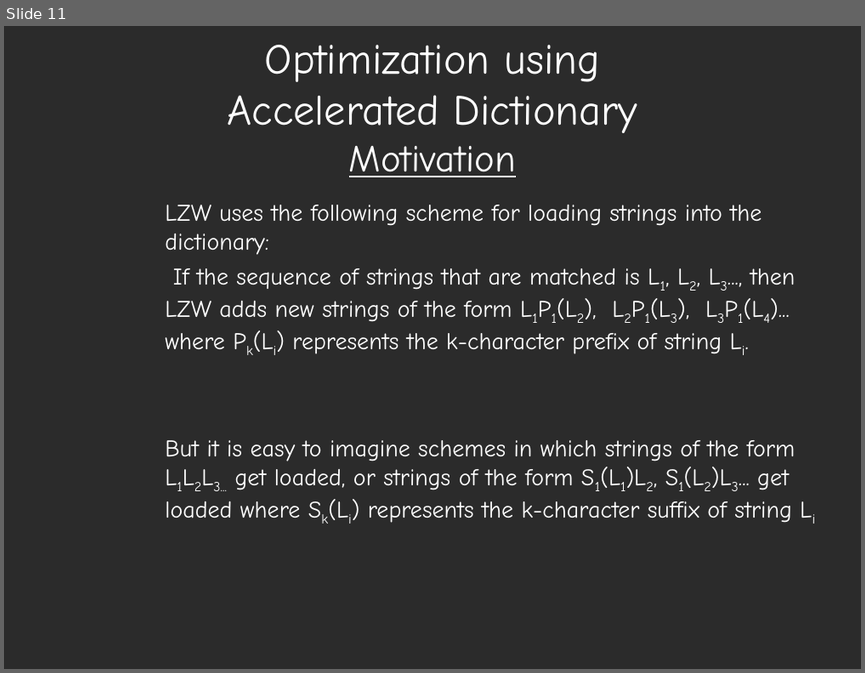
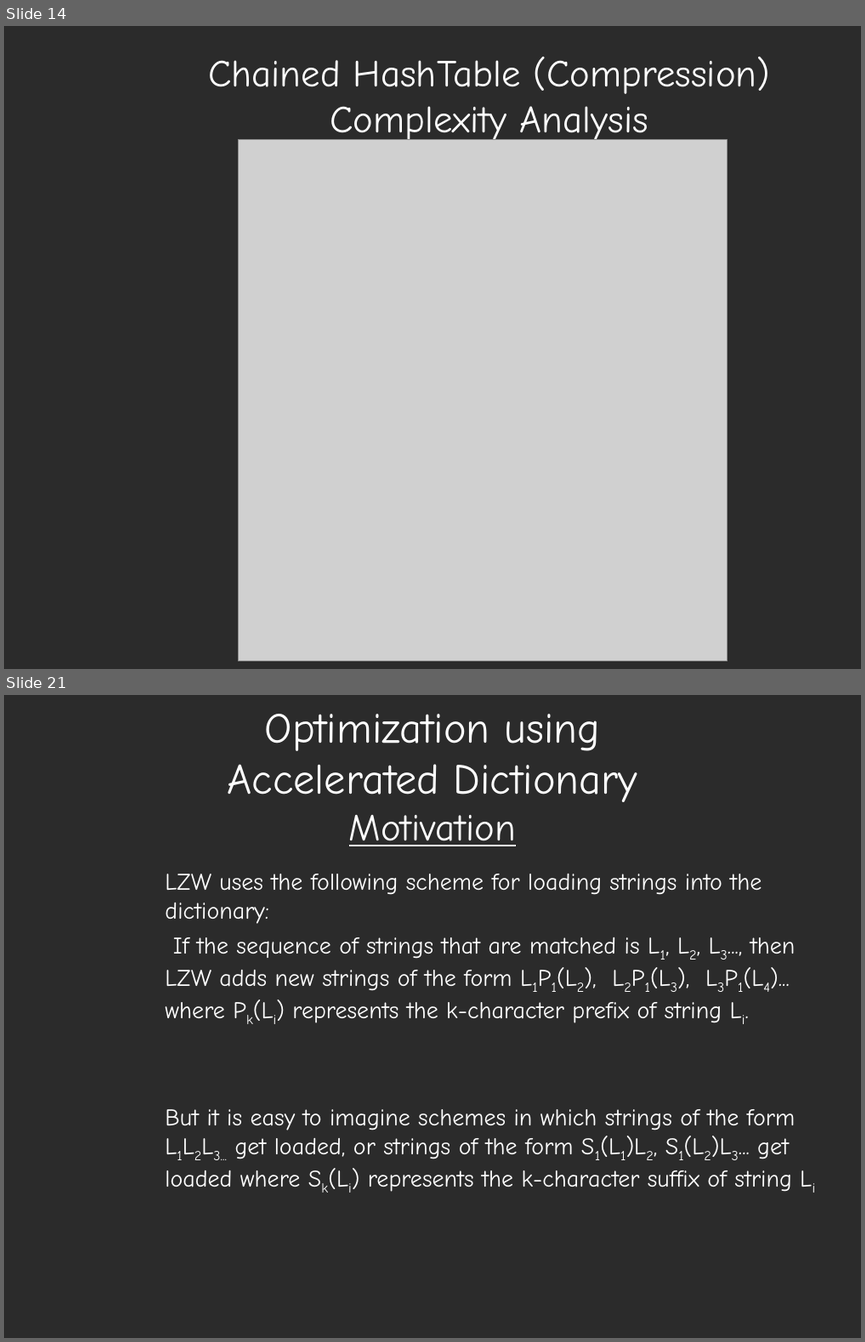
Before and after one commit to arushi-jain-27/LZW_Compression, a slide deck: LZW Presentation.ppt. Shown one above the other, each under a label of ours: slide 11 before the commit, slides 14 and 21 after it; the slides between them are not shown. The pictures are 865x673 and 865x1342 pixels, drawn with LibreOffice and Linux fonts; fonts in the diff are those of the drawing; grey boxes stand for pictures; background and template pictures are left out; a plain dark background stands for a picture behind light text. Boxes give left, top, right and bottom in pixels: in the first picture for what was removed or moved away, otherwise in the second. Text is boxed around its words. In the diff, an @@ line names an element or a change of style, - is before the commit and + after.

```diff
--- a/LZW Presentation.ppt
+++ b/LZW Presentation.ppt
@@ slide 14 added at [4,26,861,669], background picture (left out) @@
@@ title added at [208,57,770,144], 32 pt, text #FFFFFF @@
+Chained HashTable (Compression) Complexity Analysis
@@ picture added at [238,140,726,661] @@
@@ what was slide 11 is now slide 21 @@
```
Also in this commit, not shown: 5 slides changed, 10 other slides added.
